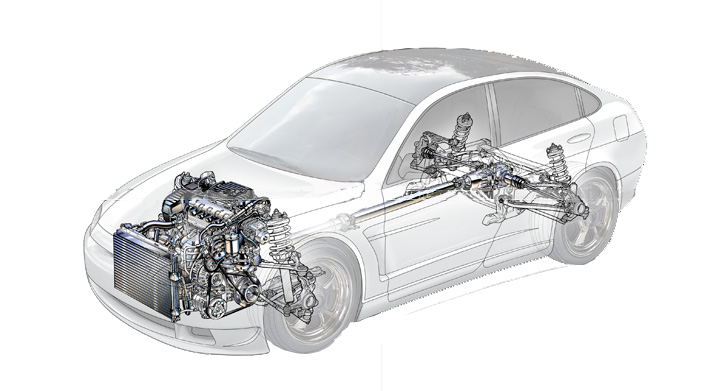
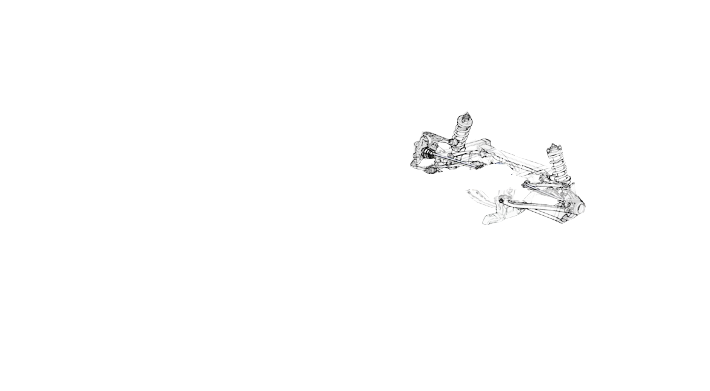
Revision of a layered 710 x 391 image; what changed, layer by layer:
added layer "Layer 5" above "Layer 0" over 410, 110, 586, 225
hid "Layer 0" over 83, 0, 648, 391
